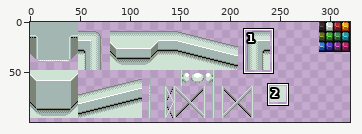
Edited in one commit: sprite sheet (proj/tileset1.png). Above, an overview of the earlier version with the close-up marked.
Close-up. Before the commit:
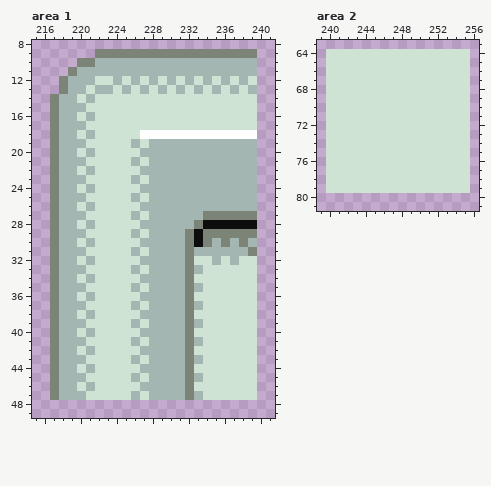
The file is 320x180 pixels. Colours within 5 levels of each other are drawn and written as one. Shown: area 1: x 215..241, y 8..49; area 2: x 239..256, y 63..81. The wide view leaves out empty margins. The commit also changed other parts of the picture, which this record leaves out.
After:
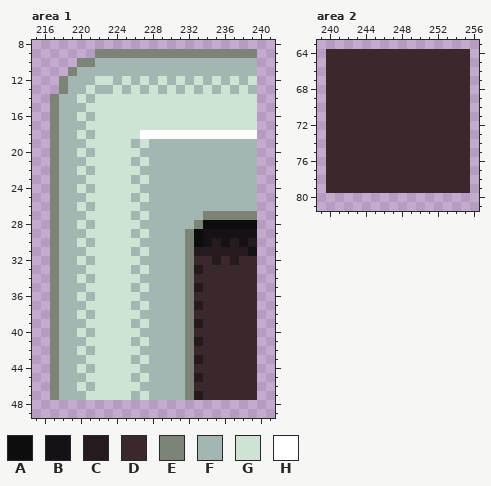
Palette (. is transparent): A #0d0d0d  B #161116  C #251b1f  D #3a282c  E #7b8477  F #a4b6b2  G #cfe3d4  H #ffffff
The edit:
--- area 1
@@ x 231..241 @@
 28 FFEAAAAAA..
-29 FEAEEEEEE..
-30 FEAEFEFEF..
-31 FEFFFFFFE..
-32 FEGGFGFGG..
-33 FEFGGGGGG..
-34 FEGGGGGGG..
-35 FEFGGGGGG..
-36 FEGGGGGGG..
-37 FEFGGGGGG..
-38 FEGGGGGGG..
-39 FEFGGGGGG..
-40 FEGGGGGGG..
-41 FEFGGGGGG..
-42 FEGGGGGGG..
-43 FEFGGGGGG..
-44 FEGGGGGGG..
-45 FEFGGGGGG..
-46 FEGGGGGGG..
-47 FEFGGGGGG..
+29 FEABBBBBB..
+30 FEABCBCBC..
+31 FECCCCCCB..
+32 FEDDCDCDD..
+33 FECDDDDDD..
+34 FEDDDDDDD..
+35 FECDDDDDD..
+36 FEDDDDDDD..
+37 FECDDDDDD..
+38 FEDDDDDDD..
+39 FECDDDDDD..
+40 FEDDDDDDD..
+41 FECDDDDDD..
+42 FEDDDDDDD..
+43 FECDDDDDD..
+44 FEDDDDDDD..
+45 FECDDDDDD..
+46 FEDDDDDDD..
+47 FECDDDDDD..
 48 ...........
--- area 2
@@ x 239..256 @@
 63 ..................
-64 .GGGGGGGGGGGGGGGG.
-65 .GGGGGGGGGGGGGGGG.
-66 .GGGGGGGGGGGGGGGG.
-67 .GGGGGGGGGGGGGGGG.
-68 .GGGGGGGGGGGGGGGG.
-69 .GGGGGGGGGGGGGGGG.
-70 .GGGGGGGGGGGGGGGG.
-71 .GGGGGGGGGGGGGGGG.
-72 .GGGGGGGGGGGGGGGG.
-73 .GGGGGGGGGGGGGGGG.
-74 .GGGGGGGGGGGGGGGG.
-75 .GGGGGGGGGGGGGGGG.
-76 .GGGGGGGGGGGGGGGG.
-77 .GGGGGGGGGGGGGGGG.
-78 .GGGGGGGGGGGGGGGG.
-79 .GGGGGGGGGGGGGGGG.
+64 .DDDDDDDDDDDDDDDD.
+65 .DDDDDDDDDDDDDDDD.
+66 .DDDDDDDDDDDDDDDD.
+67 .DDDDDDDDDDDDDDDD.
+68 .DDDDDDDDDDDDDDDD.
+69 .DDDDDDDDDDDDDDDD.
+70 .DDDDDDDDDDDDDDDD.
+71 .DDDDDDDDDDDDDDDD.
+72 .DDDDDDDDDDDDDDDD.
+73 .DDDDDDDDDDDDDDDD.
+74 .DDDDDDDDDDDDDDDD.
+75 .DDDDDDDDDDDDDDDD.
+76 .DDDDDDDDDDDDDDDD.
+77 .DDDDDDDDDDDDDDDD.
+78 .DDDDDDDDDDDDDDDD.
+79 .DDDDDDDDDDDDDDDD.
 80 ..................
Boxes around the changes in both close-ups, in picture pixels (x1, y1, x2, y2):
changed: (194, 229, 257, 400)
changed: (326, 49, 470, 193)
